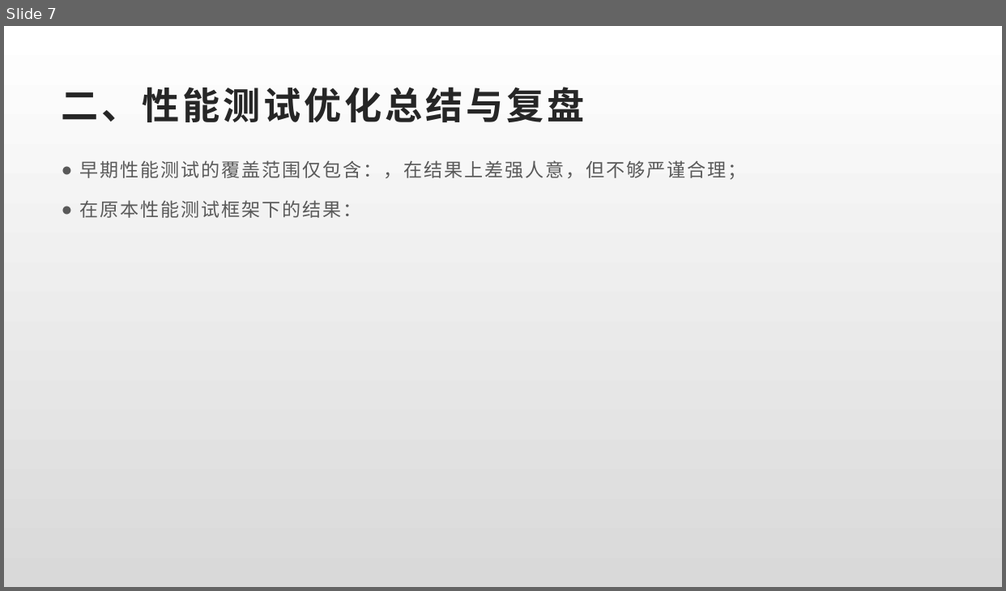
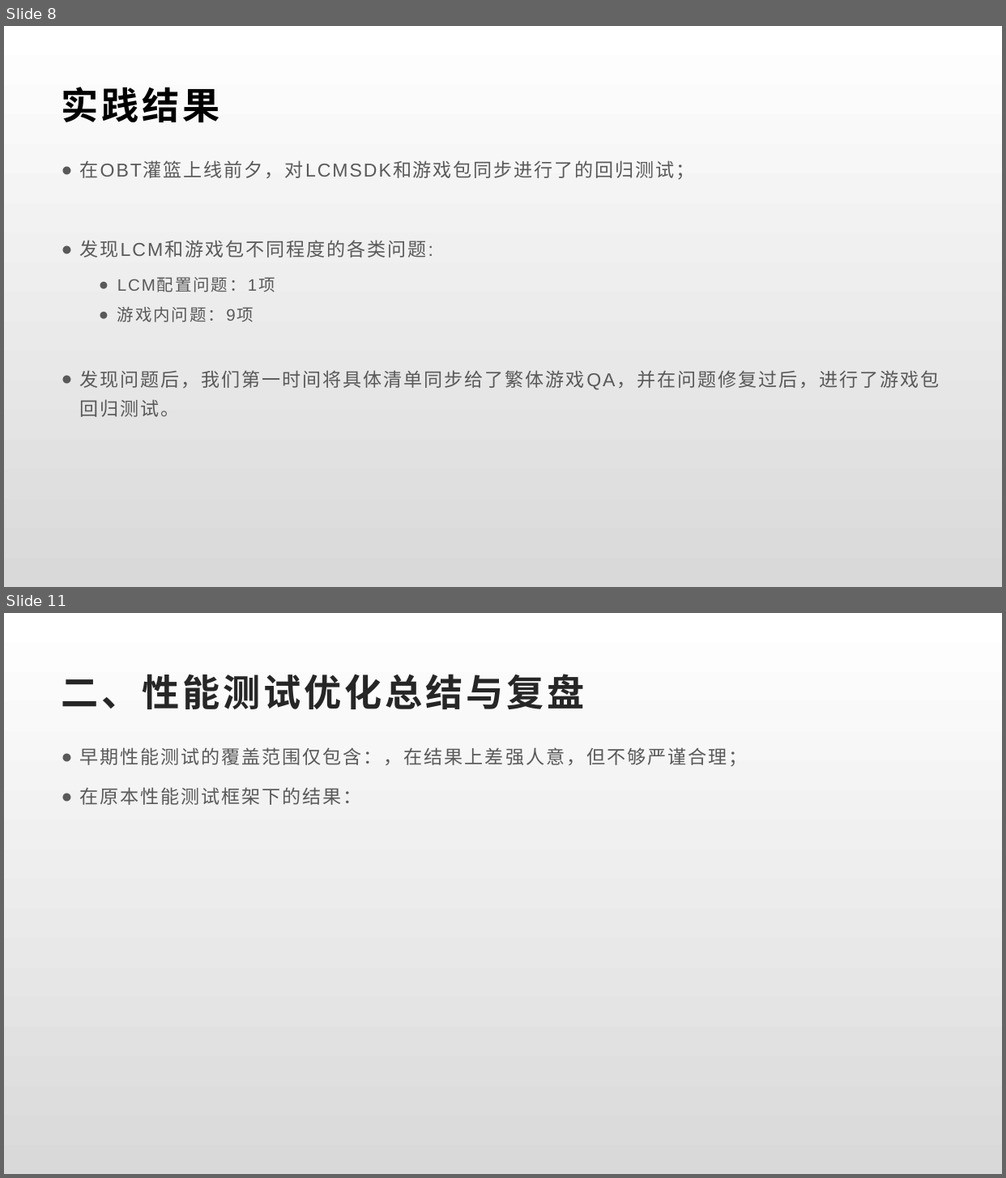
Before and after one commit to Rexixe1993/JavaScriptLesson, a slide deck: 全球版灌篮OBT复盘总结.pptx. Shown one above the other, each under a label of ours: slide 7 before the commit, slides 8 and 11 after it; the slides between them are not shown. The pictures are 1006x591 and 1006x1178 pixels, drawn with LibreOffice and Linux fonts; fonts in the diff are those of the drawing. Boxes give left, top, right and bottom in pixels: in the first picture for what was removed or moved away, otherwise in the second. Text is boxed around its words. In the diff, an @@ line names an element or a change of style, - is before the commit and + after.

Commit message:
OBT复盘PPT更新（一）代码上线部分

```diff
--- a/全球版灌篮OBT复盘总结.pptx
+++ b/全球版灌篮OBT复盘总结.pptx
@@ slide 8 added at <box>4,26,1002,587</box>, background gradient #FFFFFF to #D9D9D9 @@
@@ title added at <box>62,87,220,122</box>, 36 pt, text #000000, bold @@
+实践结果
@@ text added at <box>80,160,939,417</box>, 18 pt, text #595959 @@
+● 在OBT灌篮上线前夕，对LCMSDK和游戏包同步进行了的回归测试；
+● 发现LCM和游戏包不同程度的各类问题:
+  ● LCM配置问题：1项
+  ● 游戏内问题：9项
+● 发现问题后，我们第一时间将具体清单同步给了繁体游戏QA，并在问题修复过后，进行了游戏包回归测试。
@@ what was slide 7 is now slide 11 @@
```
Also in this commit, not shown: 6 slides changed, 4 other slides added, 1 slide removed.
